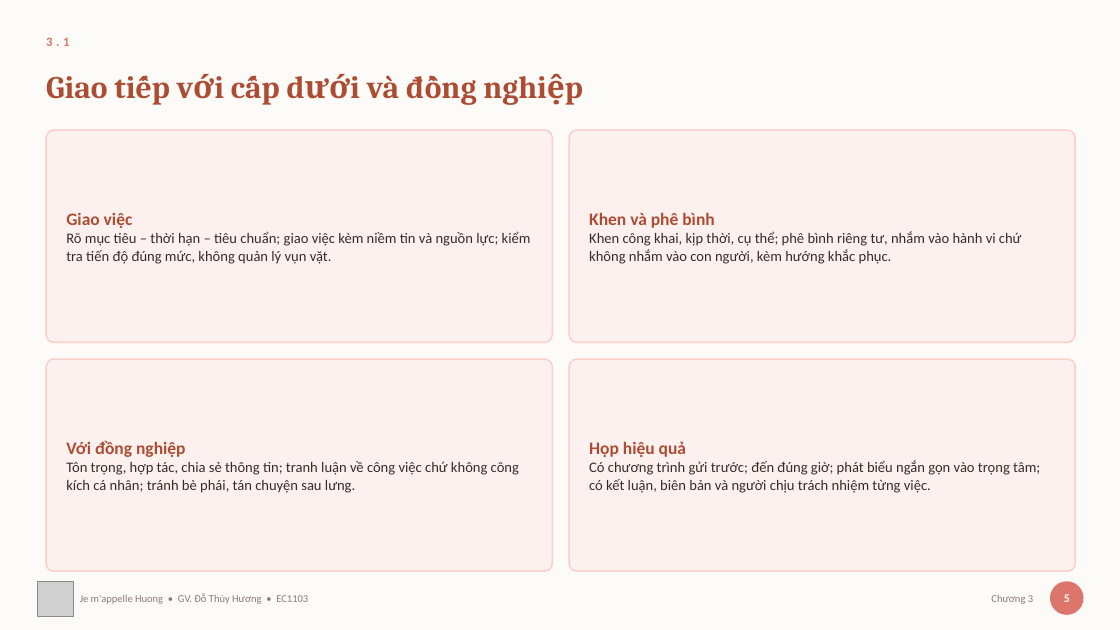
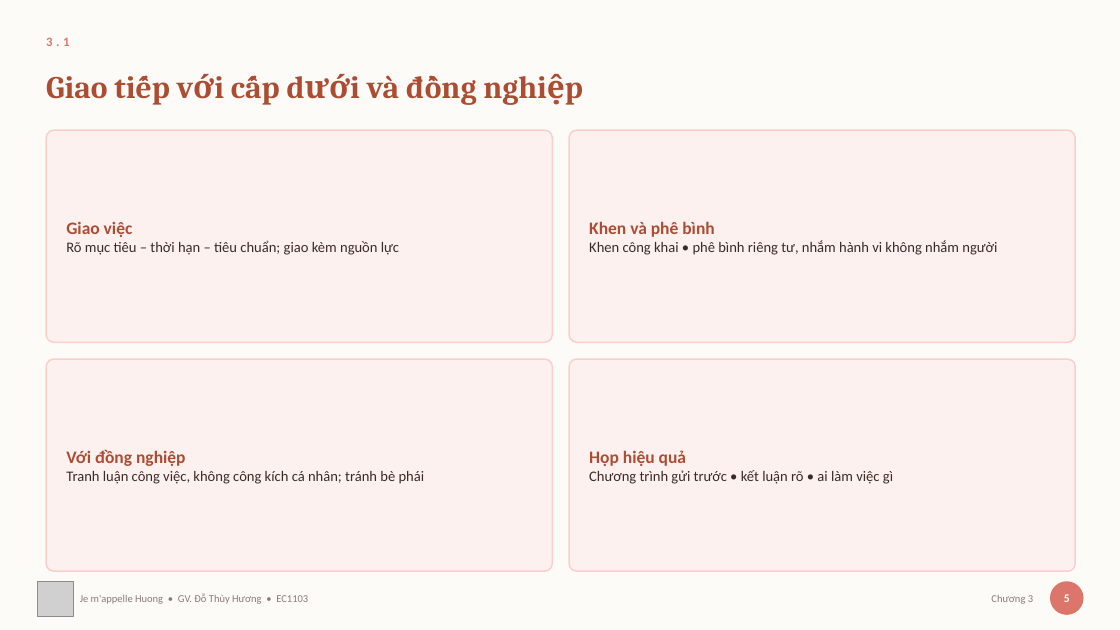
Before and after one commit to thuyhuongctu/ComDraft, a slide deck: slide 6 of slides/03-tinh-huong-dac-thu.pptx. Drawn at 1120x630 pixels with LibreOffice and Linux fonts; fonts in the diff are those of the drawing; grey boxes stand for pictures. Boxes give left, top, right and bottom in pixels: in the first picture for what was removed or moved away, otherwise in the second. Text is boxed around its words. In the diff, an @@ line names an element or a change of style, - is before the commit and + after.

Commit message:
Bớt chữ trên slide Chương 3, 4 và 5
Tiếp đợt bớt chữ, vẫn theo quy ước Chương 1 đã đặt: thân thẻ rút từ câu văn
28–41 chữ xuống cụm 8–14 chữ, đoạn văn bị rút đưa vào ghi chú giảng bài dưới
mục "NÓI ĐỦ Ý (phần đã rút khỏi slide)".

                trước      sau
  Chương 3      97,0  →   80,1 chữ/slide
  Chương 4      98,9  →   82,5
  Chương 5      91,8  →   78,9

Cả năm chương bài giảng nay nằm trong khoảng 76–83 chữ mỗi slide, thay vì
95–105 như trước.

91 thân thẻ đổi chữ, 20 khối NÓI ĐỦ Ý thêm vào ghi chú.

Không đụng tới slide hoạt động nhóm và slide bài tập — những slide ấy giao
nhiệm vụ cho sinh viên nên phải viết đủ, rút gọn là mất thông tin. Cũng
không đụng năm slide đã thay bằng hình, vì chữ trên đó bị add_images.py xoá
lúc dựng.

Đã chạy lại xuat_slide.py, 131 ảnh trong ứng dụng khớp bộ slide mới. Nâng
PHIEN_BAN lên comdraft-v20. Bộ kiểm tra 24/24.

Còn lại: ba bài thực hành (bai-2 vẫn 111 chữ/slide, dày nhất), và bộ slide
tiếng Anh.

```diff
--- a/slides/03-tinh-huong-dac-thu.pptx
+++ b/slides/03-tinh-huong-dac-thu.pptx
@@ text at box(66, 240, 399, 255): text changed @@
-Rõ mục tiêu – thời hạn – tiêu chuẩn; giao việc kèm niềm tin và nguồn lực; kiểm tra tiến độ đúng mức, không quản lý vụn vặt.
+Rõ mục tiêu – thời hạn – tiêu chuẩn; giao kèm nguồn lực
@@ text at box(589, 240, 997, 255): text changed @@
-Khen công khai, kịp thời, cụ thể; phê bình riêng tư, nhắm vào hành vi chứ không nhắm vào con người, kèm hướng khắc phục.
+Khen công khai • phê bình riêng tư, nhắm hành vi không nhắm người
@@ text at box(66, 471, 425, 484): text changed @@
-Tôn trọng, hợp tác, chia sẻ thông tin; tranh luận về công việc chứ không công kích cá nhân; tránh bè phái, tán chuyện sau lưng.
+Tranh luận công việc, không công kích cá nhân; tránh bè phái
@@ text at box(589, 470, 893, 484): text changed @@
-Có chương trình gửi trước; đến đúng giờ; phát biểu ngắn gọn vào trọng tâm; có kết luận, biên bản và người chịu trách nhiệm từng việc.
+Chương trình gửi trước • kết luận rõ • ai làm việc gì
```
Also in this commit, not shown: 5 other slides changed, 30 other files.
